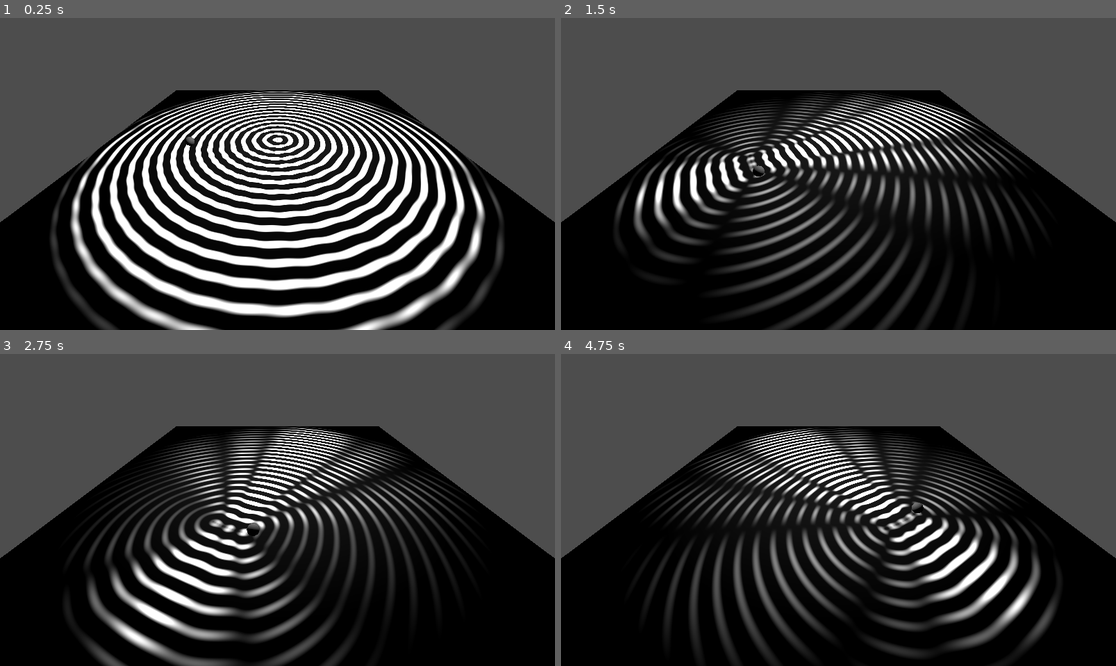
Above: before the commit, frames 1-4 (two rows, left to right).
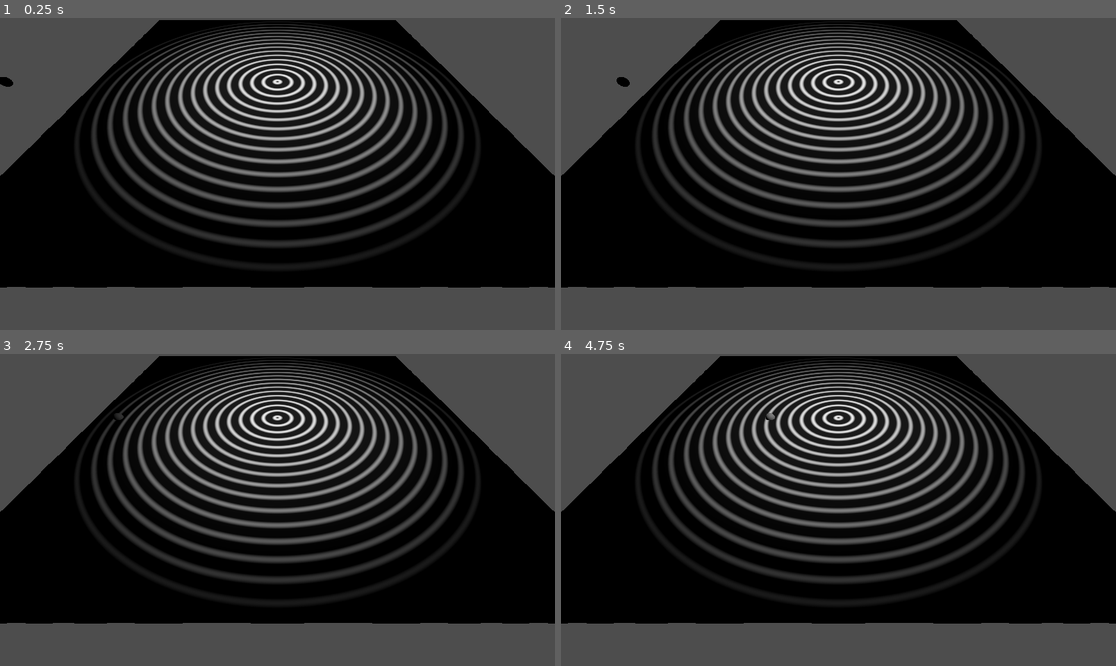
Above: after the commit, the same moments.

Repository: Techno3d/QuantumFinal
Game: Godot game, scene res://DoubleSlit/PWDoubleSlit.tscn
Same seed, same stepped clock (60 frames per second), same inputs: the game is played once before the commit and once after it.
Inputs:
- Up to frame 1 (0.25 s): no input
- Up to frame 2 (1.5 s): tap C (Close Box) at 0.6 s; tap O (Open Box) at 1.35 s
- Up to frame 3 (2.75 s): tap C (Close Box) at 2.1 s
- Up to frame 4 (4.75 s): tap O (Open Box) at 2.85, 4.35 s; tap C (Close Box) at 3.6 s

The runs differ from the first frame. In frame 1, 58% of the frame differs, in the area x 0-100%, y 0-100%; in frame 2, 51%; in frame 3, 51%; in frame 4, 52%.

Commit message:
i'm gonna deal with mergfe conflict

Diff:
--- a/DoubleSlit/Move.gd
+++ b/DoubleSlit/Move.gd
@@ -10,4 +10,4 @@
 # Called every frame. 'delta' is the elapsed time since the previous frame.
 func _process(delta):
 	t+=delta;
-	position = Vector3(10*sin(t/2), 0.5, 10*cos(t/2))
+	position.x += 5*delta
--- a/DoubleSlit/PWDoubleSlit.tscn
+++ b/DoubleSlit/PWDoubleSlit.tscn
@@ -6,14 +6,14 @@
 
 [sub_resource type="QuadMesh" id="QuadMesh_pxd2j"]
 size = Vector2(40, 40)
-subdivide_width = 40
-subdivide_depth = 40
+subdivide_width = 100
+subdivide_depth = 100
 orientation = 1
 
 [sub_resource type="ShaderMaterial" id="ShaderMaterial_dfm8a"]
 render_priority = 0
 shader = ExtResource("1_jxgr0")
-shader_parameter/pos = PackedVector3Array(0, 0, 0, 0, 0, 0, 0, 0, 0, 0, 0, 0, 0, 0, 0, 0, 0, 0, 0, 0, 0, 0, 0, 0, 0, 0, 0, 0, 0, 0, 0, 0, 0, 0, 0, 0, 0, 0, 0, 0, 0, 0, 0, 0, 0)
+shader_parameter/pos = Vector3(0, 0, 0)
 
 [sub_resource type="SphereMesh" id="SphereMesh_y48nb"]
 
@@ -25,11 +25,12 @@
 script = ExtResource("2_lh1gt")
 
 [node name="Particle" type="MeshInstance3D" parent="."]
+transform = Transform3D(1, 0, 0, 0, 1, 0, 0, 0, 1, -31.2671, 0, 0)
 mesh = SubResource("SphereMesh_y48nb")
 script = ExtResource("3_s3gby")
 
 [node name="Camera3D" type="Camera3D" parent="."]
-transform = Transform3D(-3.43801e-08, -0.617558, 0.786526, -2.69943e-08, 0.786526, 0.617558, -1, 0, -4.37114e-08, 21.6358, 11.7967, 0)
+transform = Transform3D(1, 0, 0, 0, 0.602108, 0.798415, 0, -0.798415, 0.602108, 0, 11.797, 21.636)
 
 [node name="OmniLight3D" type="OmniLight3D" parent="."]
 transform = Transform3D(1, 0, 0, 0, 1, 0, 0, 0, 1, 0, 10.6293, 0)
--- a/DoubleSlit/plane.gd
+++ b/DoubleSlit/plane.gd
@@ -5,14 +5,14 @@
 
 func _ready():
 	for i in range(0, 15):
-		stored_poses.push_back(Vector3(0, 0.8/15.0*i, 0));
+		stored_poses.push_back(Vector3(0, 0.4/15.0*i, 0));
 
 
 # Called every frame. 'delta' is the elapsed time since the previous frame.
 func _process(delta):
 	for i in range(0, stored_poses.size()):
 		stored_poses[i].y += delta
-		if stored_poses[i].y > 0.8:
+		if stored_poses[i].y > 0.4:
 			stored_poses[i] = particle.global_position
 			stored_poses[i].y = 0
 	get_surface_override_material(0).set_shader_parameter("pos", stored_poses)
--- a/shaders/plane_waves.gdshader
+++ b/shaders/plane_waves.gdshader
@@ -1,35 +1,20 @@
 shader_type spatial;
 
-uniform vec3[15] pos;
-varying flat vec3[15] normalized;
+uniform vec3 pos;
+varying flat vec3 normalized;
 
 void vertex() {
-	for(int i = 0; i < 15; i++) {
-		vec3 funnyPos = pos[i];
-		funnyPos.y = 0.;
-		normalized[i] = (inverse(MODEL_MATRIX)*vec4(funnyPos, 1.0)).xyz/20.;
-		//vec2 st = UV*2.-1.;
-		//vec3 col = vec3(0.);
-		//for(int i = 0; i < 15; i++) {
-			//col += vec3(1.-smoothstep(0., 0.005, abs(distance(st, normalized[i].xz)-pos[i].y)) );
-		//}
-		//VERTEX.xz += col.xz;
-	}
+	vec3 funnyPos = pos;
+	funnyPos.y = 0.;
+	normalized = (inverse(MODEL_MATRIX)*vec4(funnyPos, 1.0)).xyz/20.;
+	vec2 st = UV*2.-1.;
+	VERTEX.y += sin(32.*3.141592*distance(st, normalized.xz))/15./4.;
 }
 
 void fragment() {
 	vec2 st = UV*2.-1.;
 	float height = 0.;
-	for(int i = 0; i < 15; i++) {
-		//vec2 dir = vec2(1., 0.);
-		//if(dot(dir, normalized[i].xz) > 0.) {
-			//vec2 center = normalize(normalized[i].xz); //Normalized
-			//center *= 1./center.x; //Scale x to 1
-			//height += 1.-smoothstep(0., 0.005, abs(distance(st, center))-pos[i].y);
-		//}
-		//height += 1.-smoothstep(0., 0.005, abs(distance(st, normalized[i].xz)-pos[i].y));
-		height += sin(32.*3.141592*distance(st, normalized[i].xz))/2.0;
-	}
+	height += sin(32.*3.141592*distance(st, normalized.xz));
 	ALBEDO = vec3(height);
 }
 
